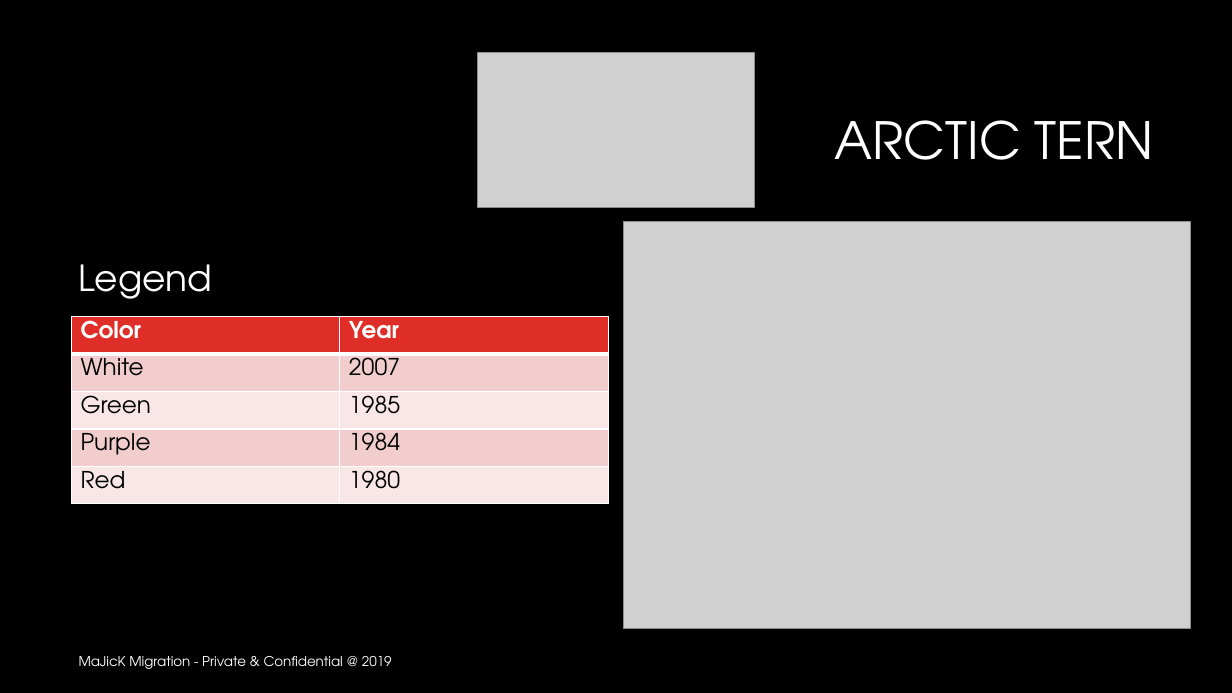
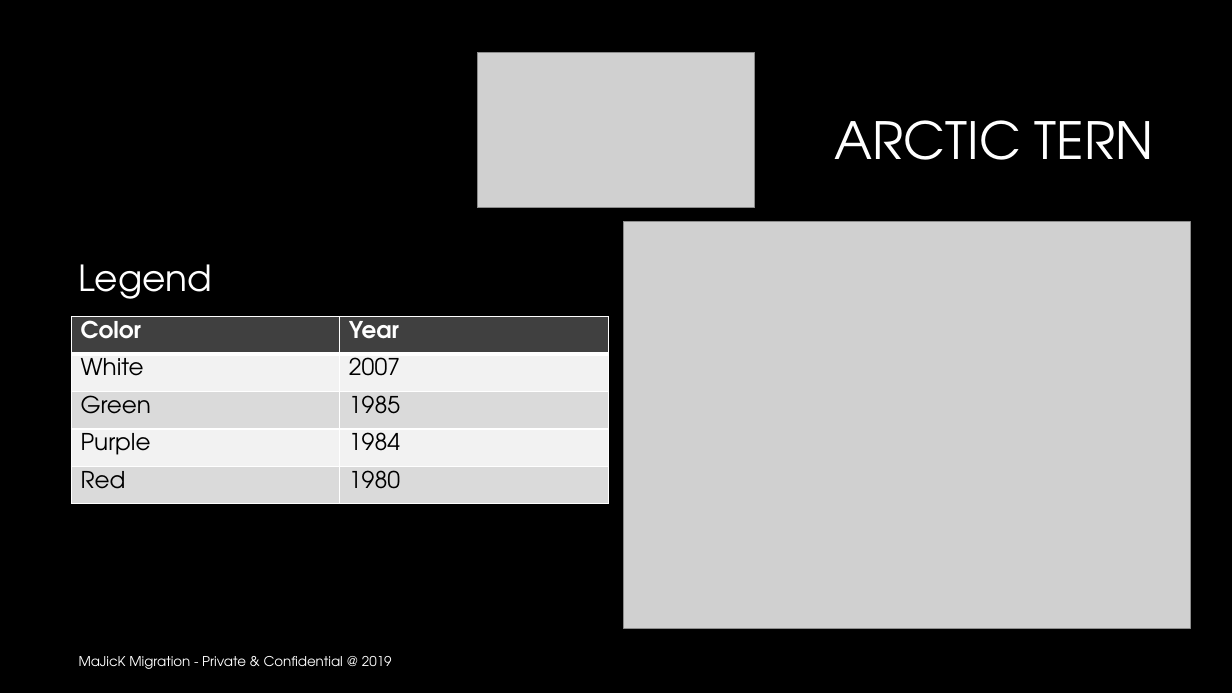
Before and after one commit to trivial-vector/Majick-Migration, a slide deck: slide 5 of Analysis/MaJicK Migration.pptx. Drawn at 1232x693 pixels with LibreOffice and Linux fonts; fonts in the diff are those of the drawing; grey boxes stand for pictures; background and template pictures are left out. Boxes give left, top, right and bottom in pixels: in the first picture for what was removed or moved away, otherwise in the second. Text is boxed around its words. In the diff, an @@ line names an element or a change of style, - is before the commit and + after.

```diff
--- a/Analysis/MaJicK Migration.pptx
+++ b/Analysis/MaJicK Migration.pptx
@@ table at (71, 317, 607, 505) @@
@@ fill #DF2E28 to #404040 in row 1 @@
@@ fill #F3CDCD to #F2F2F2 in 4 cells @@
@@ fill #F9E8E8 to #DADADA in 4 cells @@
```
Also in this commit, not shown: 3 other slides changed, 1 other file.
